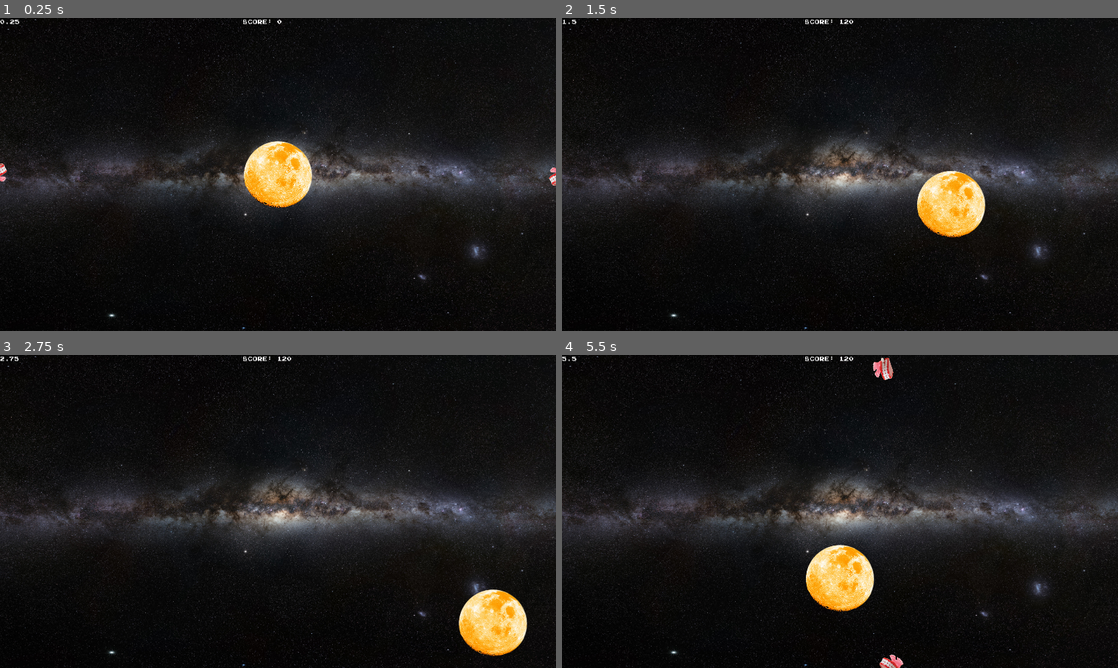
Above: before the commit, frames 1-4 (two rows, left to right).
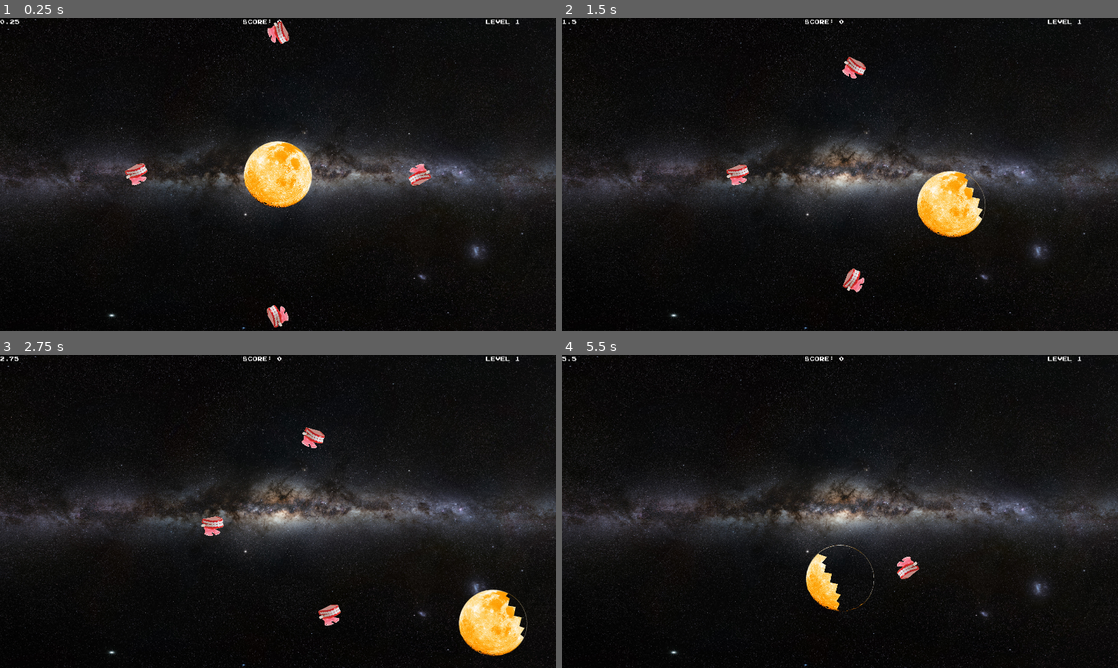
Above: after the commit, the same moments.

Repository: PushingPolygons/moonchomper-RosemaryKoshy
Game: Godot game, scene res://level/level.tscn
The game is run twice, just before and just after one commit, with the same random seed, the same clock (stepped at 60 frames per second) and the same inputs.
Inputs (mouse positions are in pixels of both pictures, inside the frame that each line leads up to):
- Up to frame 1 (0.25 s): no input
- Up to frame 2 (1.5 s): move the mouse to (1112, 174) at 0.52 s; press the mouse at (1112, 174) at 0.53 s; hold Right (ui_right) 0.53-1.28 s; move the mouse to (589, 174) at 1.27 s; release the mouse at (589, 174) at 1.28 s; hold Down (ui_down) from 1.28 s (still down); click (589, 174) at 1.35 s
- Up to frame 3 (2.75 s): move the mouse to (333, 442) at 2.02 s; release Down (ui_down) at 2.03 s; hold Right (ui_right) from 2.03 s (still down); hold Right mouse button (right_click) from 2.03 s (still down); click (333, 442) at 2.3 s
- Up to frame 4 (5.5 s): move the mouse to (812, 574) at 2.77 s; release Right (ui_right) at 2.78 s; release Right mouse button (right_click) at 2.78 s; hold Up (ui_up) 2.78-3.53 s; click (812, 574) at 2.85 s; move the mouse to (1006, 558) at 3.52 s; press the mouse at (1006, 558) at 3.53 s; hold Left (ui_left) 3.53-5.03 s; move the mouse to (673, 464) at 4.27 s; release the mouse at (673, 464) at 4.28 s; right-click (673, 464) at 4.35 s; click (673, 464) at 4.55 s; move the mouse to (867, 511) at 5.02 s; press the mouse at (867, 511) at 5.03 s; hold Down (ui_down) from 5.03 s (still down)

The runs differ from the first frame. In frame 1, 0.9% of the frame differs, in the area x 0-100%, y 0-99%; in frame 2, 0.8%; in frame 3, 0.8%; in frame 4, 2.0%, in the area x 43-94%, y 0-100%.

Commit message:
edit code for spawning chompers, level & difficulty

Diff:
--- a/code/chomper/assets/chomper.gd
+++ b/code/chomper/assets/chomper.gd
@@ -1,7 +1,7 @@
 extends Node2D
 class_name Chomper
 
-const defaultspeed: float = 100.0
+const defaultspeed: float = 108.0
 const chomper_textures: Array = [
 	[
 		preload("res://chomper/assets/chomper.png"),
--- a/code/level/assets/level.gd
+++ b/code/level/assets/level.gd
@@ -18,12 +18,12 @@
 
 # Member variables:
 var chomper_count: int = 0
-var difficulty: int = 0
+var difficulty: int = 0  #exceeds difficulty_max for player to win
 var center: Vector2 = Vector2(0, 0)
 
 export var chomper_min: int = 2
 export var chomper_max: int = 5
-export var chomper_distance: float = 1000.0 # px
+export var chomper_distance: float = 256.0 # px
 
 # When Level starts
 func _ready() -> void:
@@ -43,7 +43,8 @@
 
 func start_level():
 	print('Start level ', difficulty, ' of ', difficulty_max)
-	$Sky.texture = sky_textures[difficulty - 1]
+	$Menu/Level.text = "Level " + str(difficulty)
+	$Sky.texture = sky_textures[(difficulty - 1) % difficulty_max]
 	chomper_count = randi() % (difficulty * (chomper_max - chomper_min) + 1) + difficulty * chomper_min
 	spawn_enemies(chomper_count, chomper_distance)
 	print("Spawned ", chomper_count, " chompers")
@@ -55,10 +56,14 @@
 func spawn_enemies(count: int, radius: float) -> void:
 	for i in count:
 		var chomper: Chomper = chomper_ps.instance()
-		chomper.position.x = center.x + radius * cos(2 * PI * i / count)
-		chomper.position.y = center.y + radius * sin(2 * PI * i / count)
-		chomper.speed *= randi() % difficulty + 1
-		chomper.health *= randi() % difficulty + 1
+		chomper.speed *= randi() % int(min(difficulty, difficulty_max)) + 1
+		chomper.health *= randi() % int(min(difficulty, difficulty_max)) + 1
+		if i % 2:
+			chomper.position.x = center.x + radius * sqrt(count) * chomper.speed * chomper.health * cos(2 * PI * i / count) / 108.0
+			chomper.position.y = center.y + radius * sqrt(count) * (chomper.speed + chomper.health) * sin(2 * PI * i / count) / 108.0
+		else:
+			chomper.position.x = center.x + radius * sqrt(count) * (chomper.speed + chomper.health) * cos(2 * PI * i / count) / 108.0
+			chomper.position.y = center.y + radius * sqrt(count) * chomper.speed * chomper.health * sin(2 * PI * i / count) / 108.0
 		chomper.initialize($Moon)
 		self.add_child(chomper)
 		chomper.add_to_group("enemies")
@@ -77,18 +82,14 @@
 func next_level() -> void:
 	killall('enemies')
 	difficulty += 1
+	start_level()
+
+func game_over() -> void:
+	$Menu/Clock.stopped = true
+	killall('enemies')
 	if difficulty > difficulty_max:
-		game_over('SUCCESS')
+		print('GAME OVER: SUCCESS')
+		$Sky.texture = success
 	else:
-		start_level()
-
-func game_over(message: String) -> void:
-		$Menu/Clock.stopped = true
-		killall('enemies')
-		print('GAME OVER: ', message)
-		if message == "SUCCESS":
-			$Sky.texture = success
-		elif message == "FAILURE":
-			$Sky.texture = failure
-		else:
-			$Sky.texture = gameover
+		print('GAME OVER: FAILURE')
+		$Sky.texture = failure
--- a/code/menu/menu.tscn
+++ b/code/menu/menu.tscn
@@ -35,6 +35,18 @@
 text = "clock
 "
 script = ExtResource( 6 )
+__meta__ = {
+"_edit_use_anchors_": false
+}
+
+[node name="Level" type="Label" parent="."]
+anchor_left = 1.0
+anchor_right = 1.0
+margin_left = -243.0
+margin_bottom = 51.0
+custom_fonts/font = ExtResource( 5 )
+text = "Level
+"
 __meta__ = {
 "_edit_use_anchors_": false
 }
--- a/code/moon/assets/moon.gd
+++ b/code/moon/assets/moon.gd
@@ -55,7 +55,7 @@
 	health += delta_h
 	if health <= 0:
 		$Area2D/Sprite.texture = moon_textures[0]
-		get_parent().game_over('FAILURE')
+		get_parent().game_over()
 	else:
 		print("Moon Health: ", health)
 		$Area2D/Sprite.texture = moon_textures[health]
